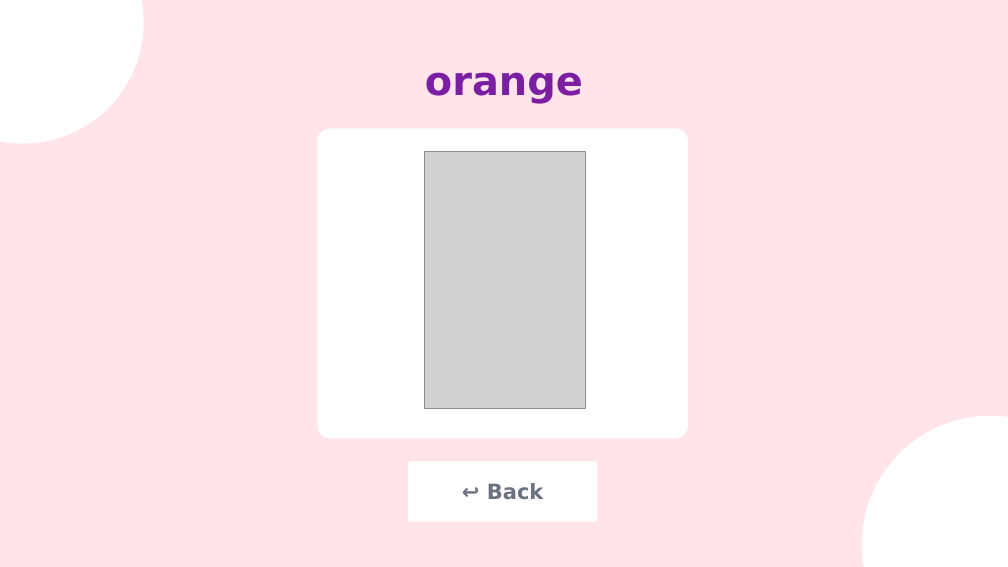
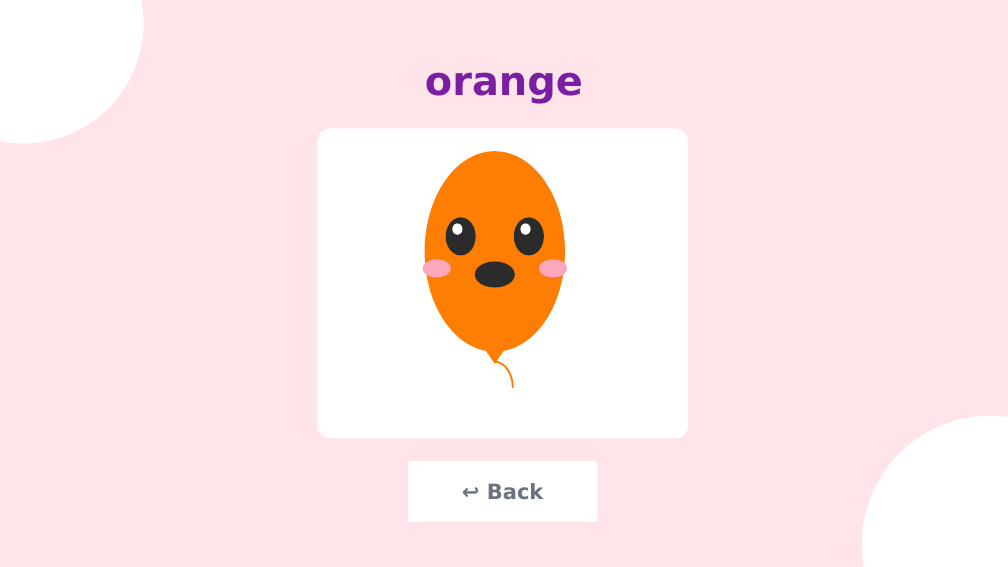
Before and after one commit to wowspeakschool-lang/classroom, a slide deck: slide 9 of builds/sm0/u0/Unit 0 Lesson 6.pptx. Drawn at 1008x567 pixels with LibreOffice and Linux fonts; fonts in the diff are those of the drawing; grey boxes stand for pictures. Boxes give left, top, right and bottom in pixels: in the first picture for what was removed or moved away, otherwise in the second. Text is boxed around its words. In the diff, an @@ line names an element or a change of style, - is before the commit and + after.

```diff
--- a/builds/sm0/u0/Unit 0 Lesson 6.pptx
+++ b/builds/sm0/u0/Unit 0 Lesson 6.pptx
@@ picture removed at (425,151,586,408) @@
@@ ellipse added at (425,151,566,352), fill #FE7E03 @@
@@ ellipse added at (446,218,476,256), fill #2B2B2B @@
@@ ellipse added at (452,223,463,234), fill #FFFFFF @@
@@ ellipse added at (514,218,544,256), fill #2B2B2B @@
@@ ellipse added at (520,223,531,234), fill #FFFFFF @@
@@ ellipse added at (423,259,451,278), fill #FFA8BD @@
@@ ellipse added at (475,262,515,287), fill #2B2B2B @@
@@ ellipse added at (539,259,567,278), fill #FFA8BD @@
@@ triangle added at (484,348,506,364), fill #FE7E03 @@
@@ arc (boxed as its full ellipse) added at (477,361,513,414), outline #FE7E03 1.75 pt @@
```
Also in this commit, not shown: 16 other slides changed, 1 slide added, 1 slide removed, 2 other files.
